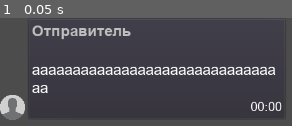
Above: before the commit, frame 1.
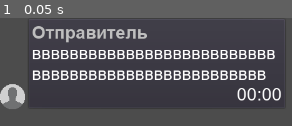
Above: after the commit, the same moment.

Repository: LeshaLukash/The-Chat-Prototype
Game: Godot game, scene res://message.tscn
Two runs of this game, one before a commit and one after it. Both use one fixed random seed, a clock stepped at 60 frames per second and the inputs below.
Inputs:
- Up to frame 1 (0.05 s): no input

The runs differ from the first frame. In frame 1, 17% of the frame differs, in the area x 0-97%, y 6-95%.
Error before the commit: Attempt to call function 'format_text' in base 'null instance' on a null instance. (res://message.gd:36)
Error after the commit: Attempt to call function 'format_text' in base 'null instance' on a null instance. (res://message.gd:42)

Commit message:
Message, механизм размера сообщений
Исправил принцип изменения размера сообщений: теперь меняется минимальный размер не панели с текстом, а самого текста - это позволяет избежать хлопот с учтеннием расстояния от краёв панели до текста. Константа LOST_LETTER_SIZE больше не нужна + повышается устойчивость кода к изменениям в размере шрифтов!
Убрал отступ снизу у шрифта имени отправителя - его наличие приводило к путанице, когда пустая строка имени "внезапно" спускало остальную часть сообщения ниже положеного.

Diff:
--- a/fonts/arial.tres
+++ b/fonts/arial.tres
@@ -3,5 +3,5 @@
 [ext_resource path="res://fonts/arial.ttf" type="DynamicFontData" id=1]
 
 [resource]
-size = 24
+size = 28
 font_data = ExtResource( 1 )
--- a/fonts/arial_sender_name.tres
+++ b/fonts/arial_sender_name.tres
@@ -3,6 +3,5 @@
 [ext_resource path="res://fonts/arialbd.ttf" type="DynamicFontData" id=1]
 
 [resource]
-size = 24
-extra_spacing_bottom = 4
+size = 28
 font_data = ExtResource( 1 )
--- a/fonts/arial_time.tres
+++ b/fonts/arial_time.tres
@@ -3,5 +3,5 @@
 [ext_resource path="res://fonts/arial.ttf" type="DynamicFontData" id=1]
 
 [resource]
-size = 20
+size = 28
 font_data = ExtResource( 1 )
--- a/message.gd
+++ b/message.gd
@@ -4,10 +4,11 @@
 ## СООБЩЕНИЕ
 # Поле с текстом сообщения
 
-signal avatar_pressed # Сигнал нажатия аватарки
+# Сигнал нажатия аватарки
+signal avatar_pressed
 
-const LINE_MAX_LENGTH := 400	# Макс. длина строки сообщения (в пикселях!)
-const LOST_LETTER_SIZE := 14	# Длина, которую нужно прибавлять к ширине панели
+# Макс. длина строки сообщения, в пикселях
+const LINE_MAX_LENGTH := 400
 
 # Константы тегов, форматирующих имя отправителя и время в тексте сообщения
 const TIME_TAGS_START := "[right][font=fonts/arial_time.tres]"
@@ -15,54 +16,61 @@
 const SENDER_TAGS_START := "[color=silver][font=fonts/arial_sender_name.tres]"
 const SENDER_TAGS_END := "[/font][/color]"
 
-export (DynamicFont) var sender_font = preload("res://fonts/arial_sender_name.tres")	# Шрифт имени отправителя
-export (DynamicFont) var text_font = preload("res://fonts/arial.tres")						# Шрифт сообщения
-export (DynamicFont) var time_font = preload("res://fonts/arial_time.tres")				# Шрифт времени отправки
+# Файлы шрифтов имени, сообщения и времени
+export (DynamicFont) var sender_font = preload("res://fonts/arial_sender_name.tres")
+export (DynamicFont) var text_font = preload("res://fonts/arial.tres")
+export (DynamicFont) var time_font = preload("res://fonts/arial_time.tres")
 
-export (String) var sender = "Отправитель" setget set_sender 	# Имя отправителя
-export (String, MULTILINE) var text setget set_text 			# Текст сообщения
-export (String) var time = "00:00" setget set_time				# Время отправки
+# Строки имени, текста и времени
+export (String) var sender = "Отправитель" setget set_sender
+export (String, MULTILINE) var text setget set_text
+export (String) var time = "00:00" setget set_time
 
-export (bool) var is_edited = false setget set_edited			# Флаг-пометка сообщения статусом "изменено"
-export (bool) var is_player_reply = false	# Флаг, является ли сообщение ответом "игрока"
+# Маркер сообщения статусом "изменено"
+export (bool) var is_edited = false setget set_edited
+# Маркер, является ли сообщение ответом "игрока"
+export (bool) var is_player_reply = false
 
-var avatar_texture # Текстура аватарки
+# Текстура аватарки
+var avatar_texture
 
 
 # Обновить содержимое сообщения
 func update_message() -> void:
-	# Форматируем содержимое сообщений
+	# Форматируем содержимое сообщения
 	var sender_formatted: String = SENDER_TAGS_START + sender + SENDER_TAGS_END
 	var text_formatted: String = $TextFormatter.format_text(text, LINE_MAX_LENGTH, text_font)
 	var time_formatted: String = TIME_TAGS_START + get_time_status() + TIME_TAGS_END
 
-	# Обновляем содержимое сообщения
-	get_node("%Text").bbcode_text = sender_formatted + "\n" + text_formatted + "\n" + time_formatted
-	get_node("%Panel").rect_min_size.x = calc_panel_width() + LOST_LETTER_SIZE
+	# Обновляем содержимое сообщения и подгоняем его под размеры
+	get_node("%Text").bbcode_text = sender_formatted + '\n' + text_formatted + '\n' + time_formatted
+	get_node("%Text").rect_min_size.x = calc_message_width()
 
 
-# Вычислить ширину панели, в зависимости от размера содержимого
-func calc_panel_width() -> int:
+# Вычислить ширину сообщения, в зависимости от размера содержимого
+func calc_message_width() -> int:
 	var sender_length: int = $TextFormatter.get_line_pixel_length(sender, sender_font)
 	var text_longest_line: String = $TextFormatter.get_longest_text_line(text, text_font)
 	var text_length: int = $TextFormatter.get_line_pixel_length(text_longest_line, text_font)
 	var time_length: int = $TextFormatter.get_line_pixel_length(get_time_status(), time_font)
 
-	var length_to_compare: Array = [sender_length, text_length, time_length]
-	var panel_width: int = int(clamp(length_to_compare.max(),
-			0, LINE_MAX_LENGTH))
+	var length_to_compare := [sender_length, text_length, time_length]
+	var panel_width := int(clamp(length_to_compare.max(), 0, LINE_MAX_LENGTH))
 	return panel_width
 
 
 # Получаем строку со временем + подписью "изменено" (если нужно)
 func get_time_status() -> String:
+	var result: String = time
 	if is_edited:
-		return time + ", изменено"
-	return time
+		result += ", изменено"
+	return result
 
 
+#################### СЕТТЕРЫ ####################
 func set_sender(value: String):
-	sender = value.substr(0, $TextFormatter.SENDER_MAX_LENGTH - 1) # Задаём имя, не превышающее по длине лимит
+	# Задаём имя, не превышающее по длине лимит
+	sender = value.substr(0, $TextFormatter.SENDER_MAX_LENGTH - 1)
 	update_message()
 
 
@@ -84,5 +92,7 @@
 	update_message()
 
 
+#################### СИГНАЛЫ ####################
 func _on_Avatar_pressed():
+	print("Аватарка отправителя была нажата")
 	emit_signal("avatar_pressed")
--- a/message.tscn
+++ b/message.tscn
@@ -6,21 +6,21 @@
 [ext_resource path="res://text_formatter.gd" type="Script" id=4]
 
 [node name="Message" type="MarginContainer"]
-margin_right = 217.0
-margin_bottom = 105.0
+margin_right = 110.0
+margin_bottom = 101.0
 rect_pivot_offset = Vector2( -513, -236 )
 script = ExtResource( 2 )
-text = "аааааааааааааааааааааааааааааааа"
+text = "ввввввввввввввввввввввввввввввввввввввввввввввввввв"
 
 [node name="HBoxContainer" type="HBoxContainer" parent="."]
 margin_right = 458.0
-margin_bottom = 163.0
+margin_bottom = 146.0
 
 [node name="Avatar" type="TextureButton" parent="HBoxContainer"]
 unique_name_in_owner = true
-margin_top = 123.0
+margin_top = 106.0
 margin_right = 40.0
-margin_bottom = 163.0
+margin_bottom = 146.0
 rect_min_size = Vector2( 40, 40 )
 size_flags_vertical = 8
 texture_normal = ExtResource( 3 )
@@ -30,8 +30,8 @@
 unique_name_in_owner = true
 margin_left = 44.0
 margin_right = 458.0
-margin_bottom = 163.0
-rect_min_size = Vector2( 414, 0 )
+margin_bottom = 146.0
+rect_min_size = Vector2( 50, 0 )
 size_flags_horizontal = 3
 theme = ExtResource( 1 )
 
@@ -40,17 +40,17 @@
 margin_left = 7.0
 margin_top = 7.0
 margin_right = 407.0
-margin_bottom = 156.0
-rect_min_size = Vector2( 52, 91 )
+margin_bottom = 139.0
+rect_min_size = Vector2( 400, 0 )
 rect_clip_content = false
 bbcode_enabled = true
 bbcode_text = "[color=silver][font=fonts/arial_sender_name.tres]Отправитель[/font][/color]
-
-аааааааааааааааааааааааааааааааа
+вввввввввввввввввввввввввв
+ввввввввввввввввввввввввв
 [right][font=fonts/arial_time.tres]00:00[/font][/right]"
 text = "Отправитель
-
-аааааааааааааааааааааааааааааааа
+вввввввввввввввввввввввввв
+ввввввввввввввввввввввввв
 00:00"
 fit_content_height = true
 scroll_active = false
--- a/text_formatter.gd
+++ b/text_formatter.gd
@@ -2,7 +2,7 @@
 extends Node
 # Служебный скрипт для комплексной обработки текста
 
-const WORD_MAX_LENGTH := 35	# Макс. длина слова в русском языке (в символах!)
+const WORD_MAX_LENGTH := 35		# Макс. длина слова в русском языке (в символах!)
 const SENDER_MAX_LENGTH := 40	# Макс. длина имени (в символах!)
 
 # Разбить большую строку на строки поменьше (без переносов!)
@@ -62,10 +62,12 @@
 		# Если строка слишком длинная
 		else:
 			var line_split: Array = format_line(line, line_max_length, text_font)
-			printt("Получена строка: ", line_split)
 			for string in line_split:
 				result += string + '\n'
-	return result.trim_suffix('\n') # Последняя строка идёт с лишним переносом в конце - удаляем его
+
+	# Последняя строка идёт с лишним переносом в конце - удаляем его
+	result = result.trim_suffix('\n')
+	return result
 
 
 # Получить длину строки, в пикселях
Not shown, changed: avatars/list.txt
